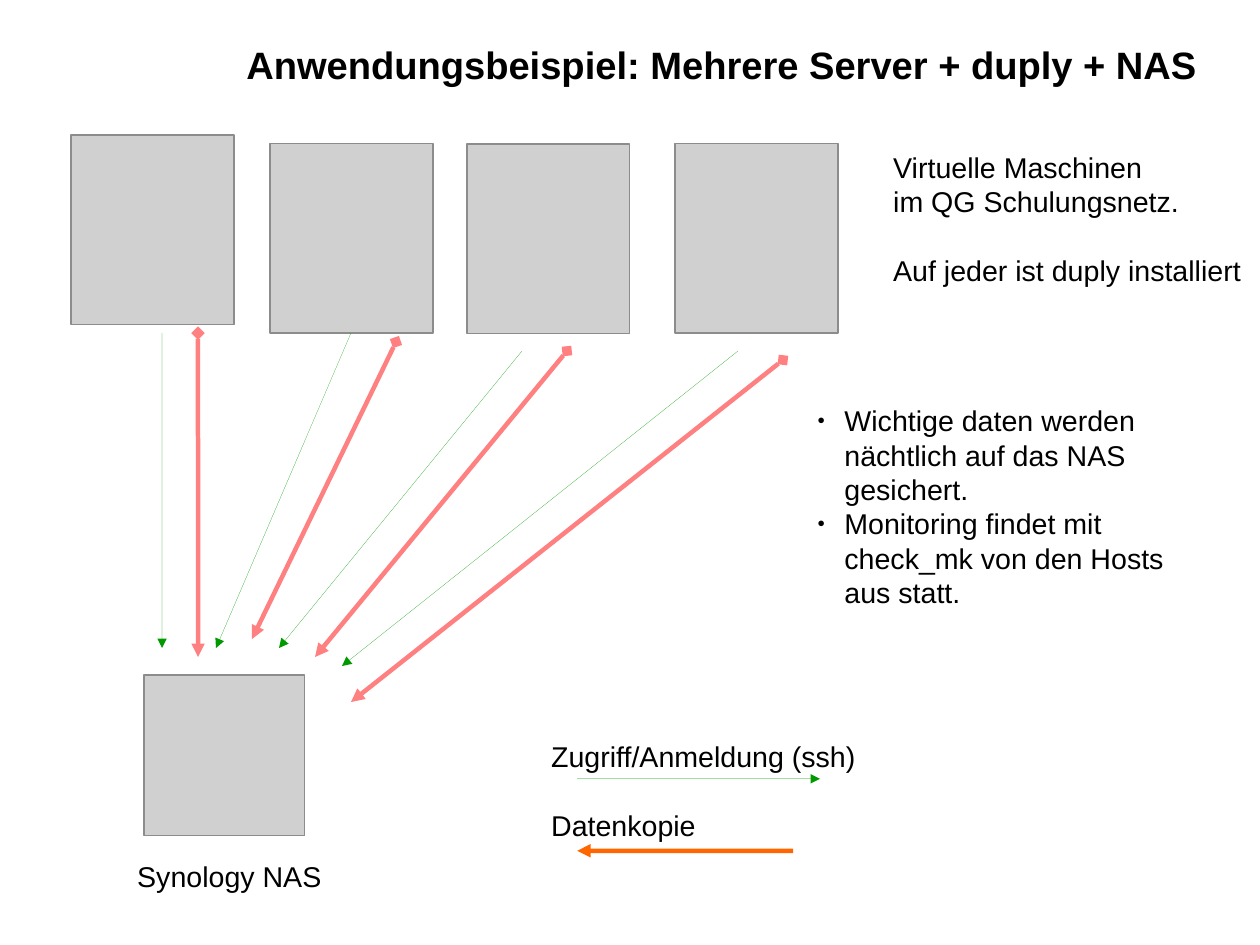
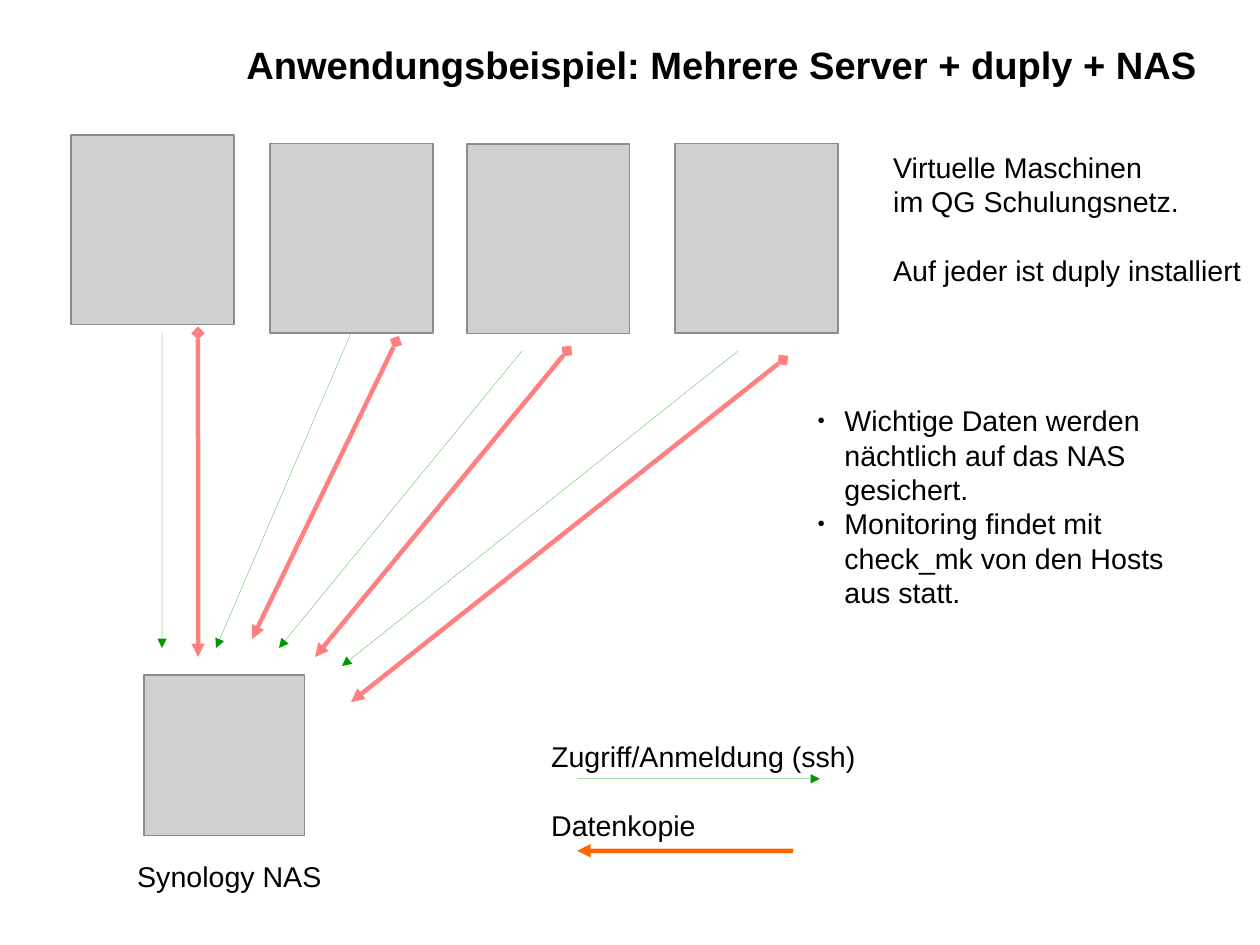
Before and after one commit to ironiemix/lfb-linuxworkshop17, a slide deck: slide 10 of FileBackup/file_backup.odp. Drawn at 1260x945 pixels with LibreOffice and Linux fonts; fonts in the diff are those of the drawing; grey boxes stand for pictures. Boxes give left, top, right and bottom in pixels: in the first picture for what was removed or moved away, otherwise in the second. Text is boxed around its words. In the diff, an @@ line names an element or a change of style, - is before the commit and + after.

```diff
--- a/FileBackup/file_backup.odp
+++ b/FileBackup/file_backup.odp
@@ text at (844, 410, 1140, 506): text changed @@
-● Wichtige daten werden nächtlich auf das NAS gesichert.
+● Wichtige Daten werden nächtlich auf das NAS gesichert.
```
Also in this commit, not shown: 1 slide added, 3 other files.
